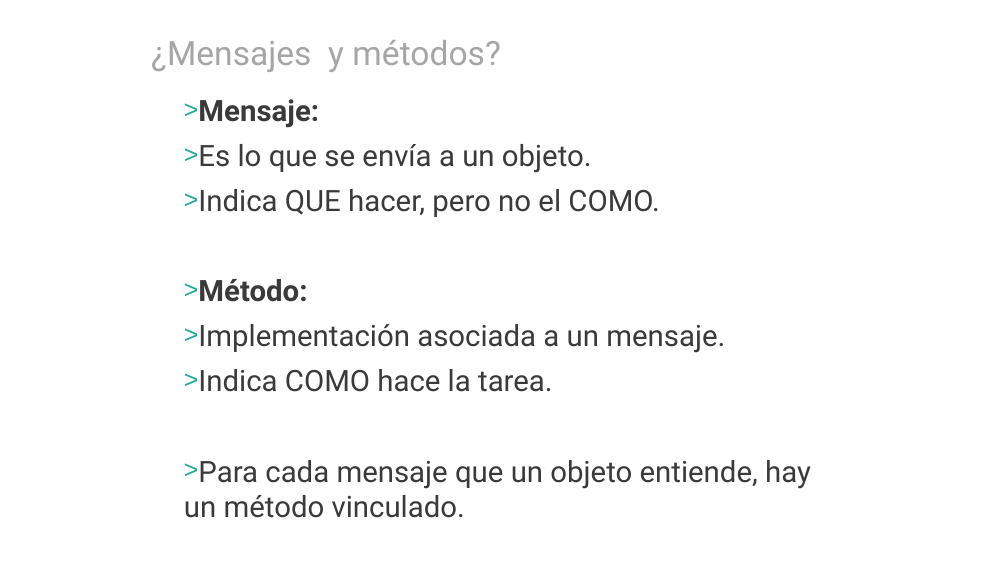
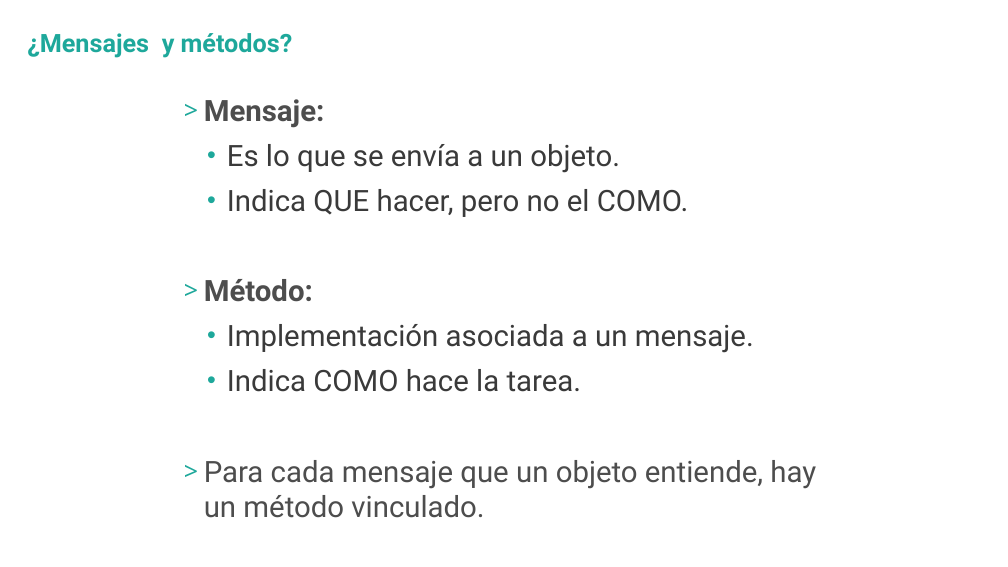
Before and after one commit to hexacta/HexactaLabs-NET, a slide deck: slide 7 of Presentaciones/4 - Programacion Orientada a Objetos.pptx. Drawn at 1008x567 pixels with LibreOffice and Linux fonts; fonts in the diff are those of the drawing; background and template pictures are left out. Boxes give left, top, right and bottom in pixels: in the first picture for what was removed or moved away, otherwise in the second. Text is boxed around its words. In the diff, an @@ line names an element or a change of style, - is before the commit and + after.

Commit message:
Actualiuzacion de plantillas y ajustes de contenidos para adecuarlos a la clase del primer dia

```diff
--- a/Presentaciones/4 - Programacion Orientada a Objetos.pptx
+++ b/Presentaciones/4 - Programacion Orientada a Objetos.pptx
@@ title "¿Mensajes y métodos?" moved from (x1=151, y1=40, x2=500, y2=72) to (x1=27, y1=33, x2=293, y2=58) @@
@@ title "¿Mensajes y métodos?" at (x1=27, y1=33, x2=293, y2=58): size 32 to 24 pt, text colour #A6A6A6 to #1EA89B, bold on; indent changed; less space between paragraphs @@
@@ text "Mensaje:" at (x1=204, y1=99, x2=816, y2=518): text colour #3A3A3A to #4D4D4D in "Mensaje:", "Método:", "Para cada mensaje que un objeto entiende, ..."; bullet > to none; bullet > to • @@
```
Also in this commit, not shown: 13 other slides changed, 3 slides added, 6 slides removed, 2 other files.
